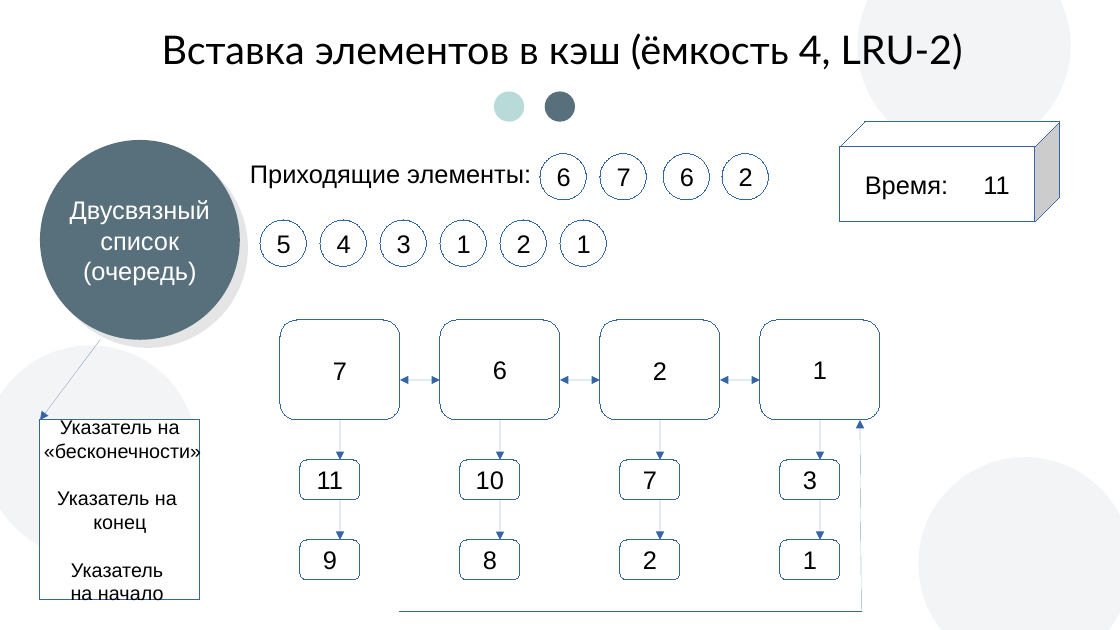
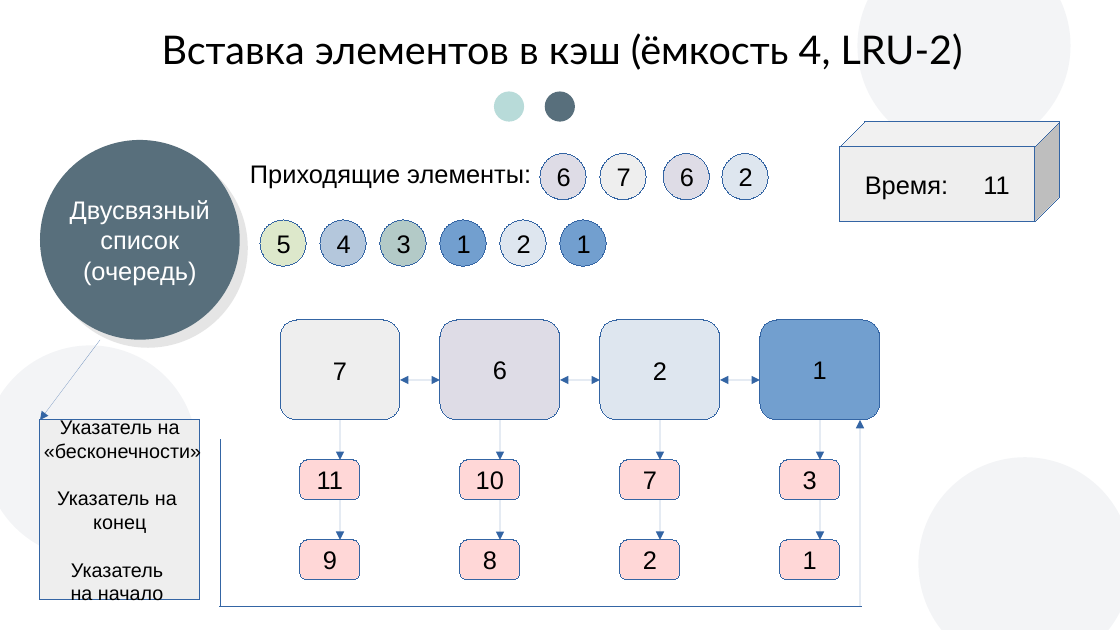
Before and after one commit to andreyStrachuk/LRU-K, a slide deck: slide 24 of Theory/Презентация LRU-K.pptx. Drawn at 1120x630 pixels with LibreOffice and Linux fonts; fonts in the diff are those of the drawing; background and template pictures are left out. Boxes give left, top, right and bottom in pixels: in the first picture for what was removed or moved away, otherwise in the second. Text is boxed around its words. In the diff, an @@ line names an element or a change of style, - is before the commit and + after.

Commit message:
add colors

```diff
--- a/Theory/Презентация LRU-K.pptx
+++ b/Theory/Презентация LRU-K.pptx
@@ ellipse "6" at bbox=[540, 153, 585, 199]: fill #FFFFFF to #DEDCE6 @@
@@ fill #FFFFFF to #EEEEEE in 3 elements at bbox=[40, 420, 199, 600], bbox=[841, 122, 1060, 222], bbox=[601, 153, 646, 199] @@
@@ ellipse "6" at bbox=[664, 153, 709, 199]: fill #FFFFFF to #DEDCE6 @@
@@ ellipse "2" at bbox=[723, 153, 768, 199]: fill #FFFFFF to #DEE6EF @@
@@ ellipse "5" at bbox=[260, 221, 306, 266]: fill #FFFFFF to #DDE8CB @@
@@ ellipse "4" at bbox=[320, 221, 366, 266]: fill #FFFFFF to #B4C7DC @@
@@ ellipse "3" at bbox=[380, 221, 426, 266]: fill #FFFFFF to #B3CAC7 @@
@@ ellipse "1" at bbox=[440, 221, 486, 266]: fill #FFFFFF to #729FCF @@
@@ ellipse "2" at bbox=[500, 221, 546, 266]: fill #FFFFFF to #DEE6EF @@
@@ ellipse "1" at bbox=[560, 221, 606, 266]: fill #FFFFFF to #729FCF @@
@@ freeform shape "7" at bbox=[281, 320, 400, 420]: fill #FFFFFF to #EEEEEE; outline redrawn @@
@@ freeform shape "6" at bbox=[440, 320, 560, 420]: fill #FFFFFF to #DEDCE6; outline redrawn @@
@@ freeform shape "2" at bbox=[601, 320, 721, 420]: fill #FFFFFF to #DEE6EF; outline redrawn @@
@@ freeform shape "1" at bbox=[760, 320, 880, 420]: fill #FFFFFF to #729FCF; outline redrawn @@
@@ line added from (221, 607) to (221, 440), #3465A4 0 pt @@
@@ arrow moved from (862, 611) - (860, 420) to (860, 607) - (860, 420) @@
@@ fill #FFFFFF to #FFD7D7; outline redrawn in 8 elements at bbox=[300, 460, 360, 500], bbox=[460, 460, 520, 500], bbox=[300, 540, 360, 579], bbox=[620, 460, 680, 500], bbox=[781, 460, 841, 500], bbox=[460, 540, 520, 579], bbox=[620, 540, 680, 579], bbox=[781, 540, 841, 579] @@
@@ freeform shape added at bbox=[221, 607, 862, 607], outline #3465A4 0 pt @@
@@ line removed from (400, 611) to (862, 612) @@
```
Also in this commit, not shown: 26 other slides changed.
